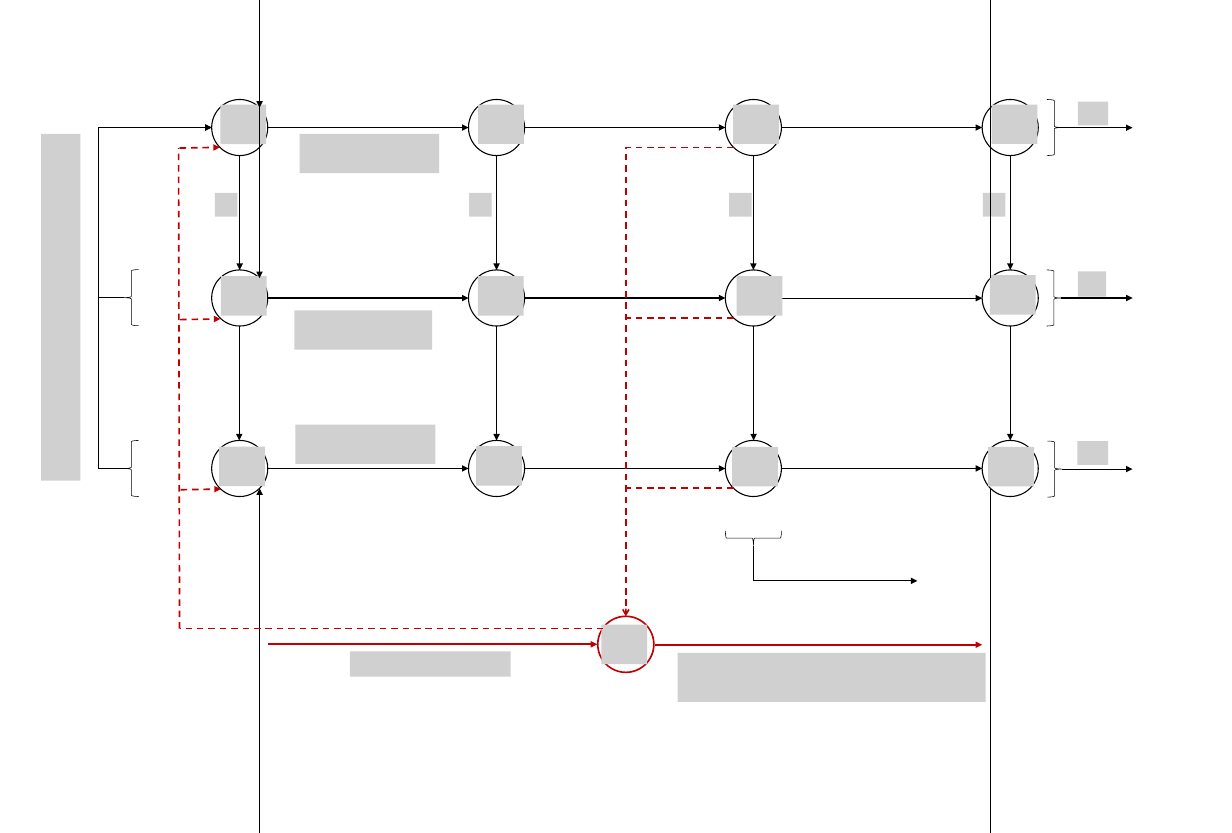
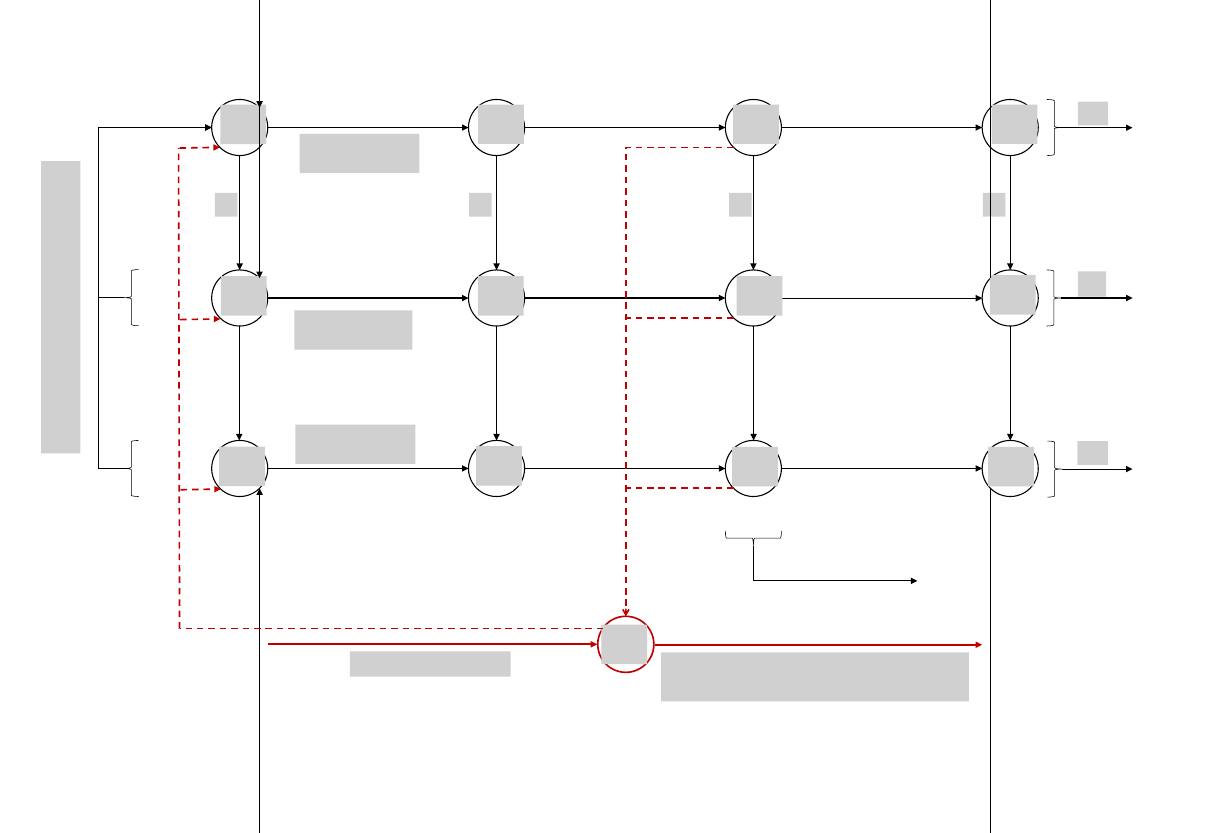
Before and after one commit to bClemot-Sc/msc-epidemiology-project, a slide deck: slide 1 of Schéma MEPI modifications.pptx. Drawn at 1232x833 pixels with LibreOffice and Linux fonts; fonts in the diff are those of the drawing; grey boxes stand for pictures; background and template pictures are left out. Boxes give left, top, right and bottom in pixels: in the first picture for what was removed or moved away, otherwise in the second. Text is boxed around its words. In the diff, an @@ line names an element or a change of style, - is before the commit and + after.

```diff
--- a/Schéma MEPI modifications.pptx
+++ b/Schéma MEPI modifications.pptx
@@ picture: place and size @@
-picture at <box>300,134,439,173</box>
+picture at <box>300,134,419,173</box>
@@ picture: place and size @@
-picture at <box>41,134,80,481</box>
+picture at <box>41,161,81,454</box>
@@ picture: place and size @@
-picture at <box>294,311,432,350</box>
+picture at <box>294,311,412,350</box>
@@ picture: place and size @@
-picture at <box>296,425,436,464</box>
+picture at <box>296,425,416,464</box>
@@ picture: place and size @@
-picture at <box>677,653,986,702</box>
+picture at <box>661,652,969,702</box>
```
Also in this commit, not shown: 2 other files.
